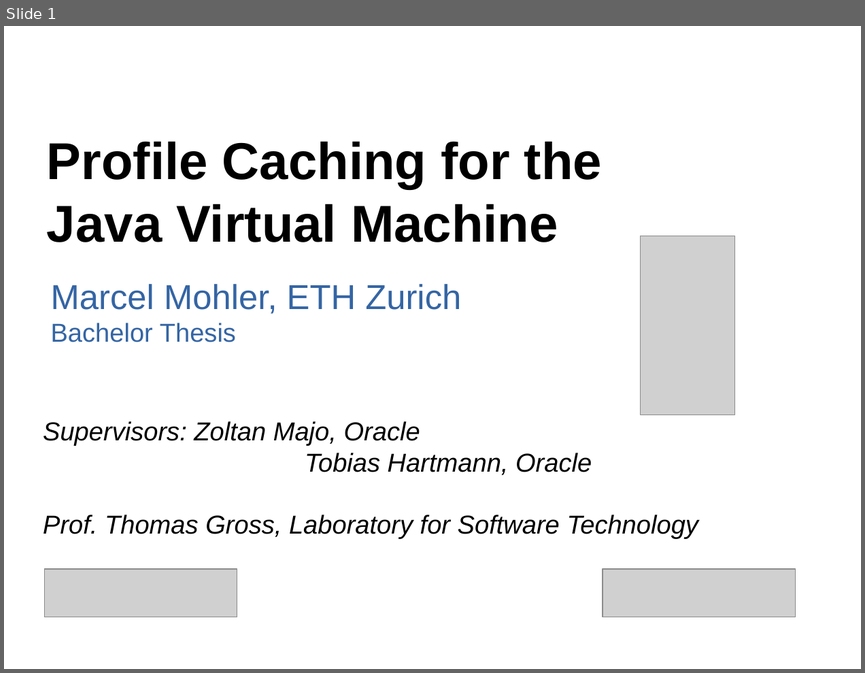
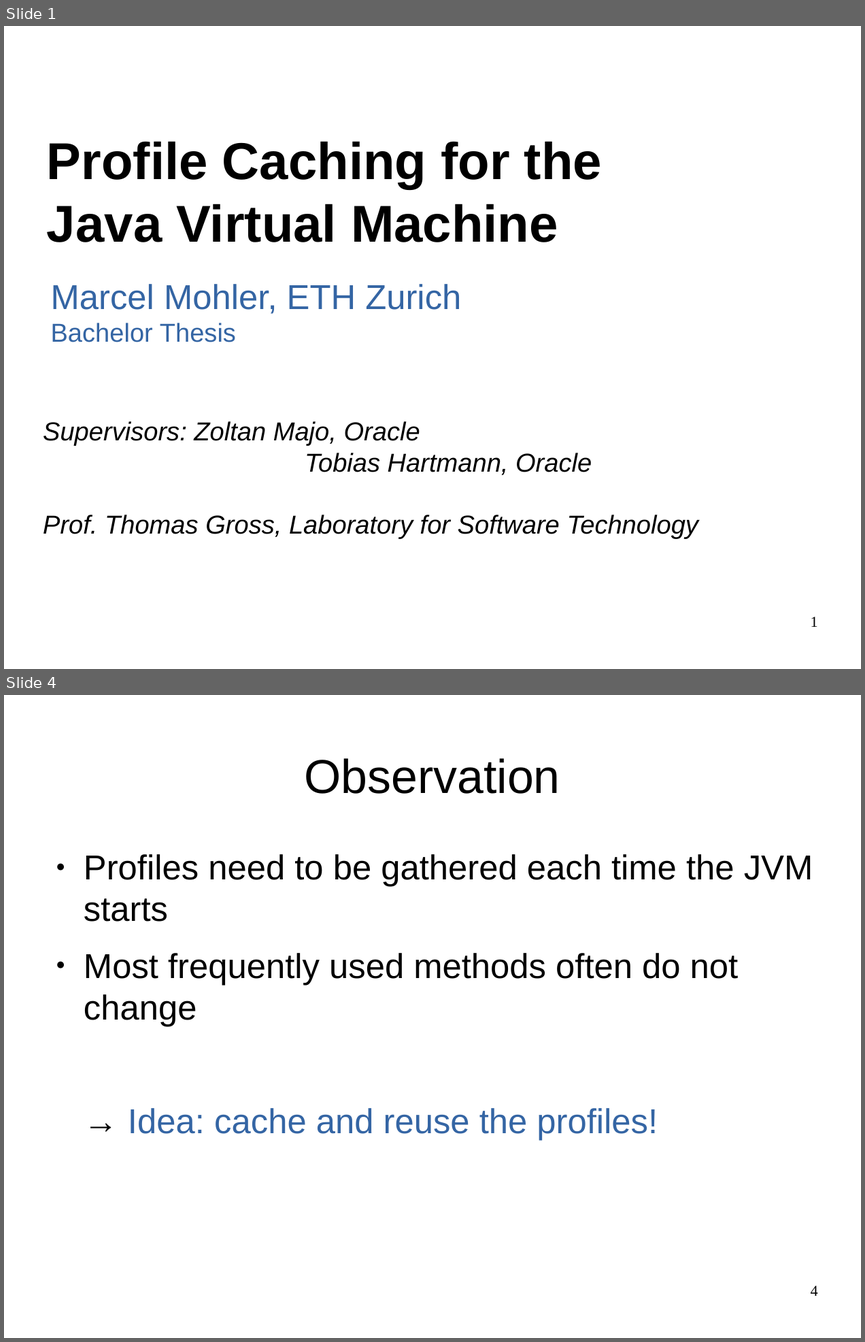
Before and after one commit to mohlerm/hotspot, a slide deck: presentation/profile_caching_mohlerm_presentation.odp. Shown one above the other, each under a label of ours: slide 1 before the commit, slides 1 and 4 after it; the slides between them are not shown. The pictures are 865x673 and 865x1342 pixels, drawn with LibreOffice and Linux fonts; fonts in the diff are those of the drawing; grey boxes stand for pictures. Boxes give left, top, right and bottom in pixels: in the first picture for what was removed or moved away, otherwise in the second. Text is boxed around its words. In the diff, an @@ line names an element or a change of style, - is before the commit and + after.

```diff
--- a/presentation/profile_caching_mohlerm_presentation.odp
+++ b/presentation/profile_caching_mohlerm_presentation.odp
@@ slide 4 added at [4, 695, 861, 1338], background #FFFFFF @@
@@ title added at [304, 758, 560, 794], 44 pt, text #000000 @@
+Observation
@@ text added at [84, 854, 813, 1140], 32 pt, text #000000 @@
+● Profiles need to be gathered each time the JVM starts
+● Most frequently used methods often do not change
+→ Idea: cache and reuse the profiles!
@@ page number added at [810, 1285, 818, 1295], 14 pt, text #000000 @@
+4
@@ slide 1 changed as well @@
@@ picture removed at [640, 236, 735, 415] @@
@@ picture removed at [44, 569, 237, 617] @@
@@ picture removed at [602, 569, 796, 617] @@
@@ page number added at [810, 616, 818, 626], 14 pt, text #000000 @@
+1
```
Also in this commit, not shown: 9 other slides changed, 11 other slides added, 7 slides removed, 37 other files.
